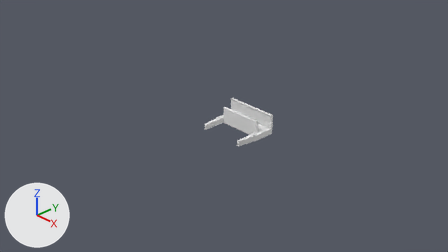
The Blender file thinkpad_holder/thinkpad_holder.blend as it was, and as the next commit left it.
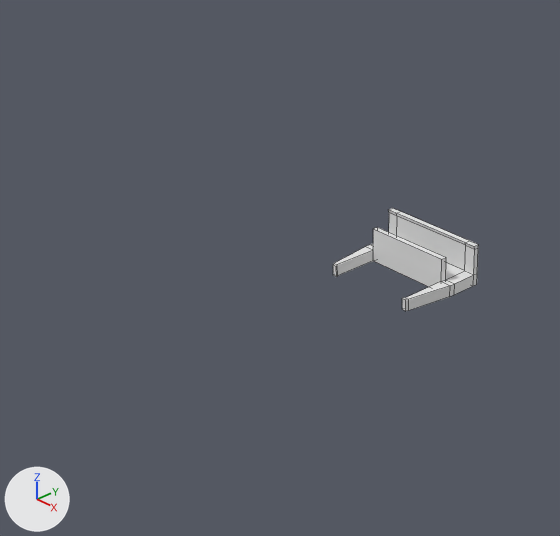
Each version is shown from the file's camera 'Camera', then close up on the part from 11% to 69% of the width and 0% to 100% of the height. Arrows for +X, +Y and +Z are at lower left; the lights stay in place. The close-ups show mesh edges as thin lines.
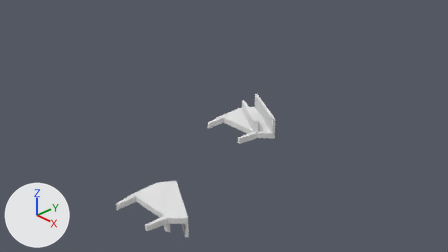
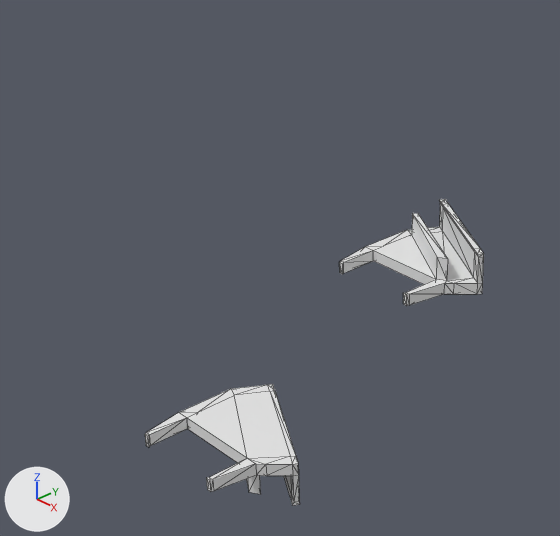
Commit message: changed dimensions

Changed parts and their boxes (x1, y1, x2, y2) in the close-ups (560 x 536 px):
'Plane.001', added
    after: (145, 384, 300, 505)
'Plane', reshaped
    before: (333, 208, 479, 311)
    after: (339, 199, 484, 306)

Diff of the bpy script that builds the scene:
```diff
--- a/thinkpad_holder/thinkpad_holder.blend.py
+++ b/thinkpad_holder/thinkpad_holder.blend.py
@@ me_plane @@
 # used by ob_plane; location = (0.0, 0.0, 0.0)
-me_plane.from_pydata(...)  # 68 vertices, 58 faces; spans x -0.1..0.9, y -0.43..0.32, z 0.0..0.362
+me_plane.from_pydata(...)  # 70 vertices, 132 faces; spans x -0.1..1.043, y -0.36..0.787, z 0.0..0.362
+# me_plane part 1
+# 64 vertices are removed from x -0.1..0.9, y -0.43..0.32, z 0.0..0.362
+# 58 faces are deleted
+# 40 vertices are added at x -0.1..1.043, y -0.36..0.787, z 0.0..0.362
+# 20 new vertices lie (0.0, 0.0, 0.101) away from vertices in x -0.1..1.043, y -0.36..0.787, z 0.0
+# 6 new vertices lie (0.0, 0.0, 0.231) away from vertices in x 0.052..1.043, y 0.19..0.787, z 0.101
+# 132 new faces join them
@@ me_plane_001 @@
+me_plane_001.from_pydata(...)  # 70 vertices, 132 faces; spans x -0.1..1.043, y -0.36..0.787, z -0.362..0.0
@@ ob_plane_001 @@
+ob_plane_001 = bpy.data.objects.new('Plane.001', me_plane_001)
+ob_plane_001.location = (0.186, -2.128, -0.544)
```
